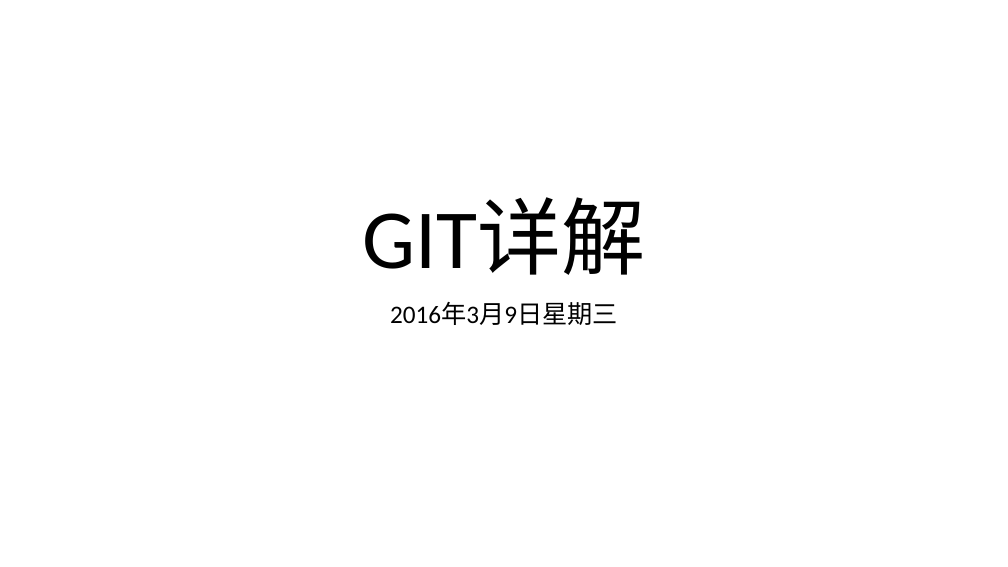
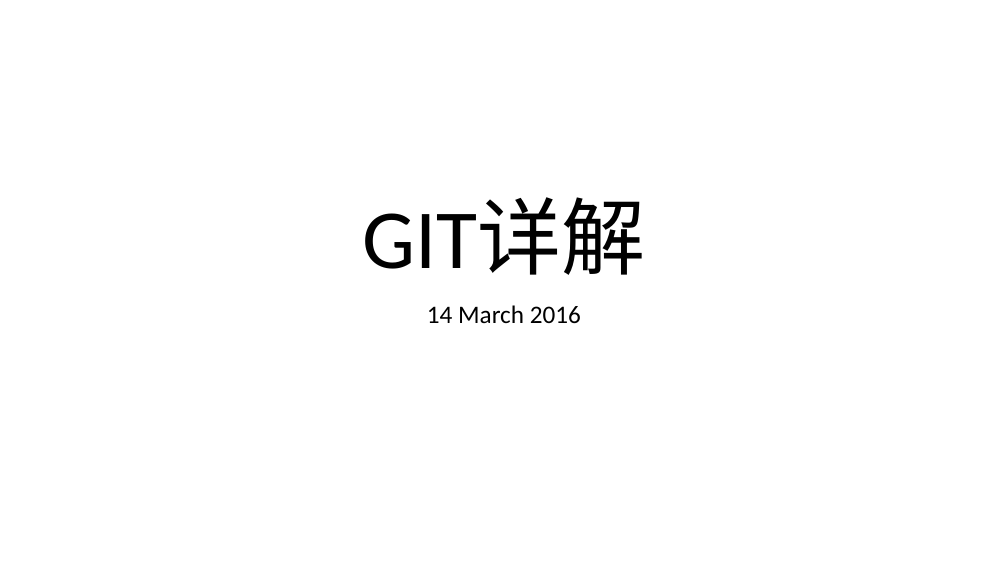
Before and after one commit to noprom/shandong, a slide deck: slide 1 of doc/ppt/helin.pptx. Drawn at 1008x567 pixels with LibreOffice and Linux fonts; fonts in the diff are those of the drawing. Boxes give left, top, right and bottom in pixels: in the first picture for what was removed or moved away, otherwise in the second. Text is boxed around its words. In the diff, an @@ line names an element or a change of style, - is before the commit and + after.

```diff
--- a/doc/ppt/helin.pptx
+++ b/doc/ppt/helin.pptx
@@ subtitle at [427, 305, 581, 324]: text changed @@
-2016年3月9日星期三
+14 March 2016
```
Also in this commit, not shown: 8 slides added, 1 other file.
